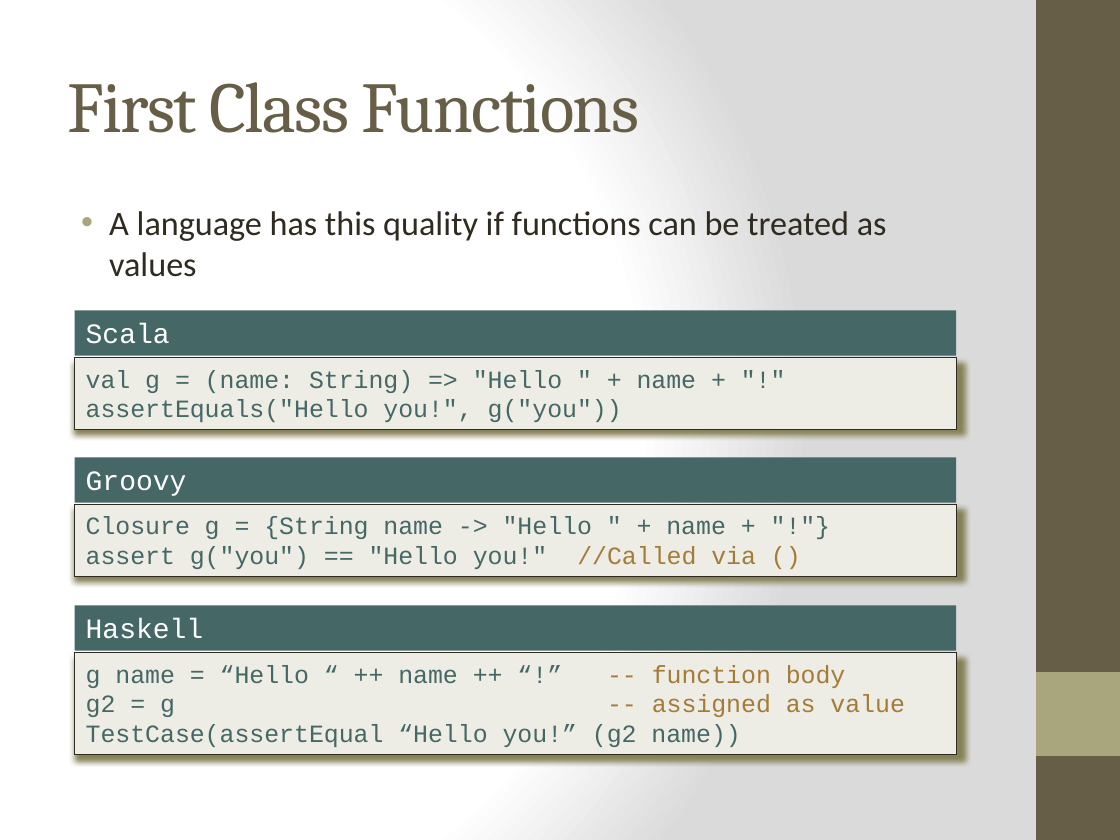
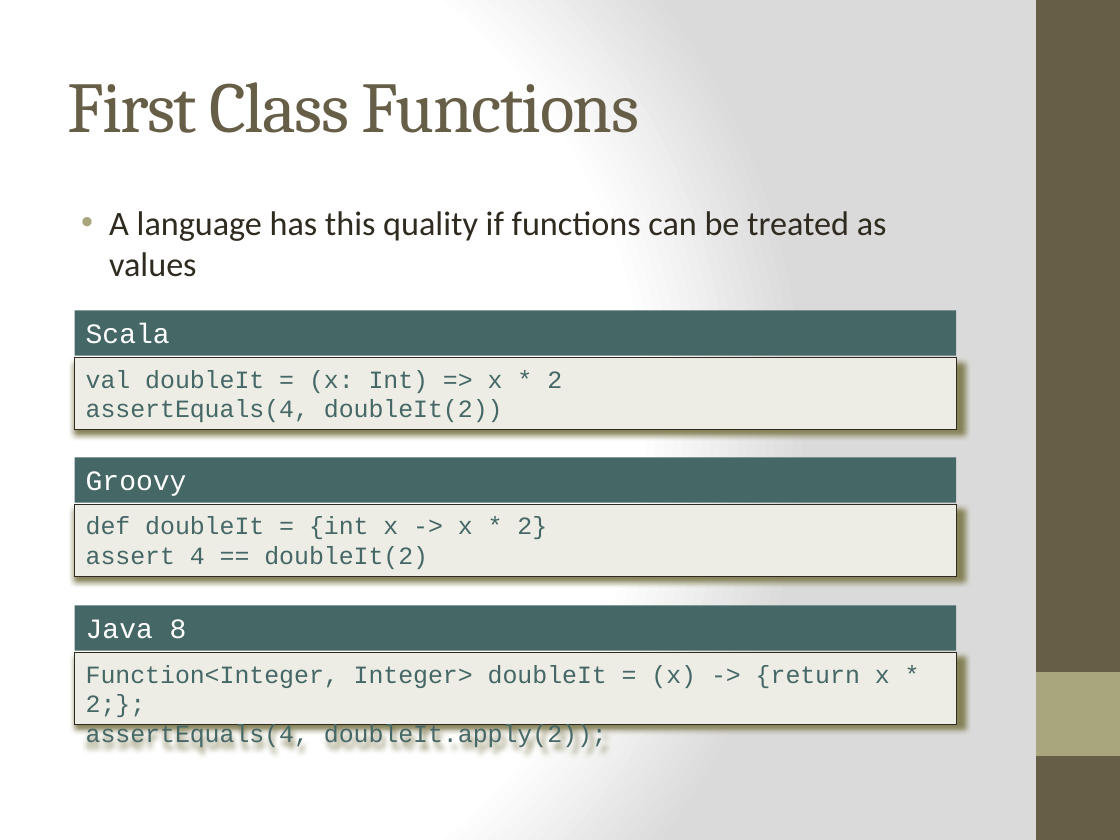
Before and after one commit to bjhartin/FoundationsOfFunctionalProgramming, a slide deck: slide 20 of FoundationsOfFunctionalProgramming.pptx. Drawn at 1120x840 pixels with LibreOffice and Linux fonts; fonts in the diff are those of the drawing. Boxes give left, top, right and bottom in pixels: in the first picture for what was removed or moved away, otherwise in the second. Text is boxed around its words. In the diff, an @@ line names an element or a change of style, - is before the commit and + after.

Commit message:
Brian: More Java 8 stuff.

```diff
--- a/FoundationsOfFunctionalProgramming.pptx
+++ b/FoundationsOfFunctionalProgramming.pptx
@@ text in rectangle at <box>86,370,562,422</box>: text changed @@
-val g = (name: String) => "Hello " + name + "!" assertEquals("Hello you!", g("you"))
+val doubleIt = (x: Int) => x * 2
+assertEquals(4, doubleIt(2))
@@ text in rectangle at <box>86,516,547,569</box>: text changed @@
-Closure g = {String name -> "Hello " + name + "!"}
-assert g("you") == "Hello you!" //Called via ()
+def doubleIt = {int x -> x * 2}
+assert 4 == doubleIt(2)
@@ text in rectangle at <box>86,619,187,639</box>: text changed @@
-Haskell
+Java 8
@@ rectangle "Function<Integer, Integer> doubleIt = (x) ...": place and size @@
-rectangle "Function<Integer, Integer> doubleIt = (x) ..." at <box>75,653,956,755</box>
+rectangle "Function<Integer, Integer> doubleIt = (x) ..." at <box>75,653,956,725</box>
@@ text in rectangle at <box>86,665,890,750</box>: text changed @@
-g name = “Hello “ ++ name ++ “!” -- function body
-g2 = g -- assigned as value
-TestCase(assertEqual “Hello you!” (g2 name))
+Function<Integer, Integer> doubleIt = (x) -> {return x * 2;};
+assertEquals(4, doubleIt.apply(2));
```
Also in this commit, not shown: 1 other slide changed, 1 slide removed, 1 other file.
